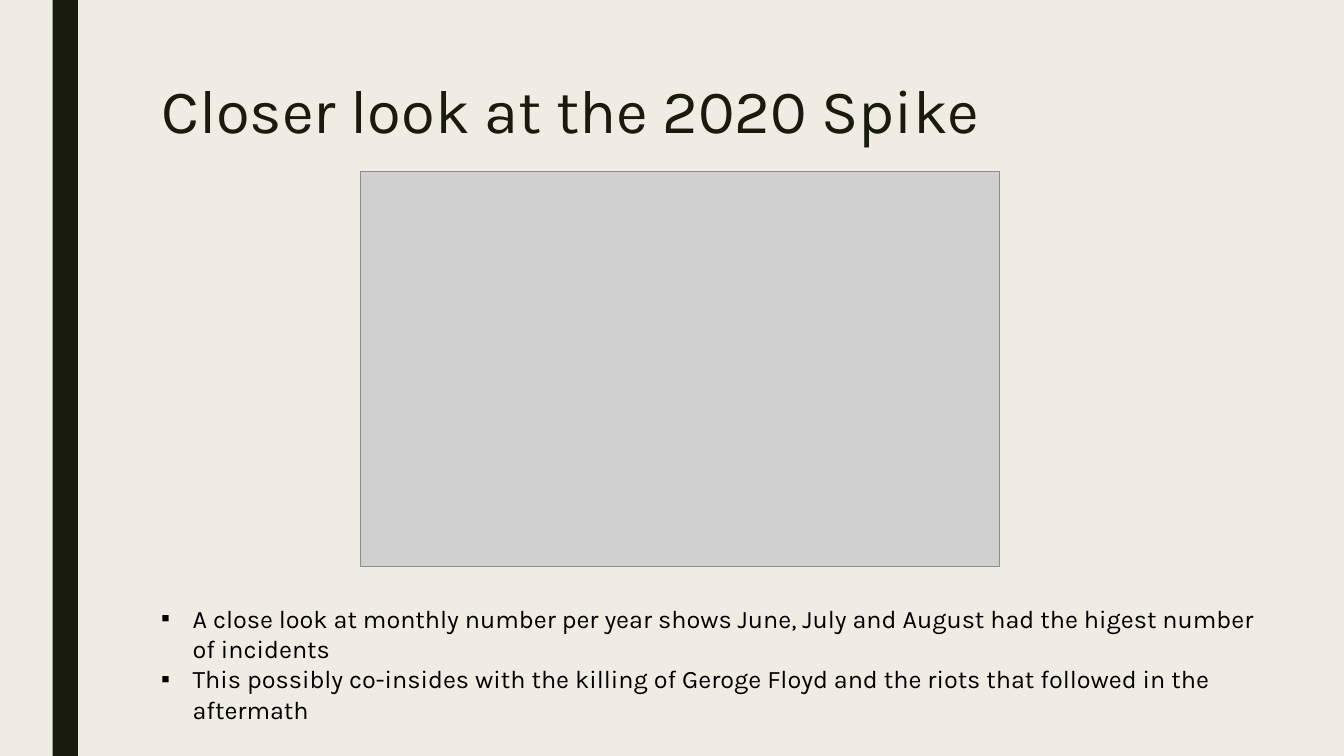
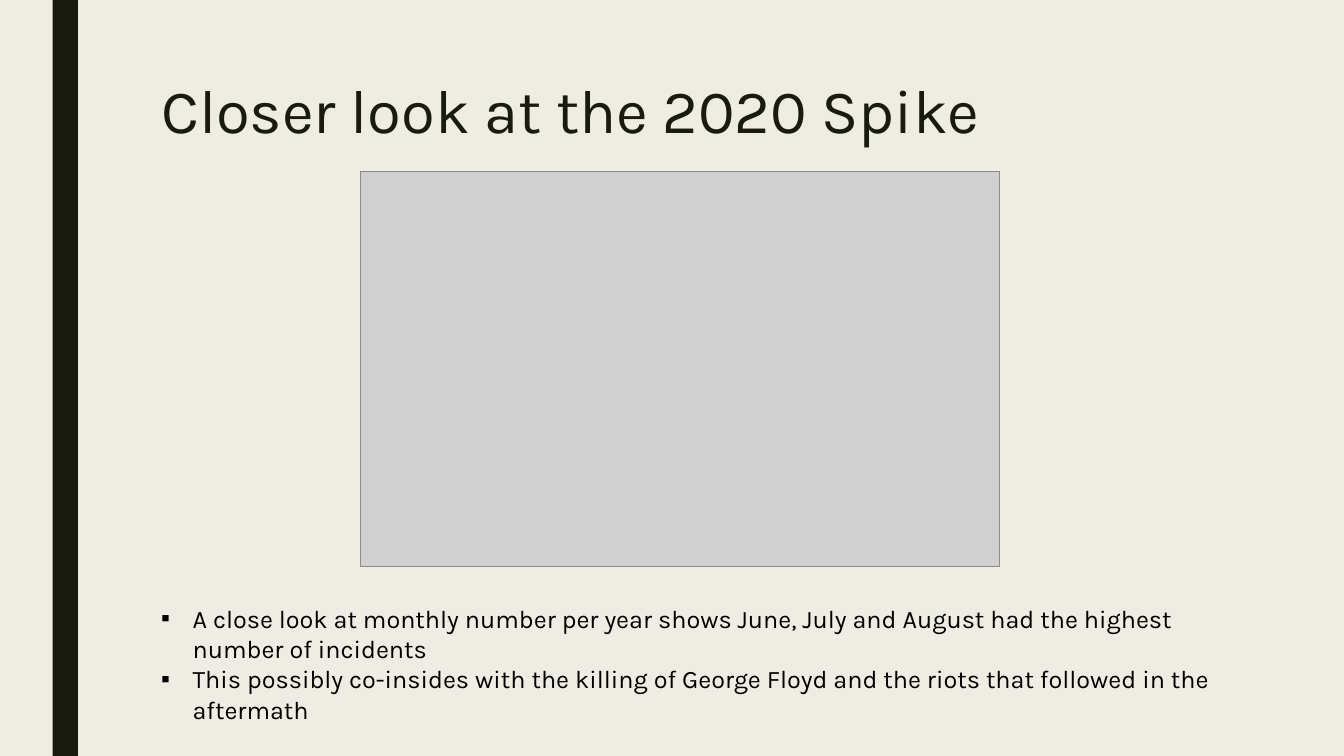
Before and after one commit to chirayuparikh/CU_DS_Files, a slide deck: slide 5 of NYPD_Slid.pptx. Drawn at 1344x756 pixels with LibreOffice and Linux fonts; fonts in the diff are those of the drawing; grey boxes stand for pictures. Boxes give left, top, right and bottom in pixels: in the first picture for what was removed or moved away, otherwise in the second. Text is boxed around its words. In the diff, an @@ line names an element or a change of style, - is before the commit and + after.

Commit message:
Correcting typo in ppt file

```diff
--- a/NYPD_Slid.pptx
+++ b/NYPD_Slid.pptx
@@ text at [193, 610, 1209, 695]: text changed @@
-▪ A close look at monthly number per year shows June, July and August had the higest number of incidents
-▪ This possibly co-insides with the killing of Geroge Floyd and the riots that followed in the aftermath
+▪ A close look at monthly number per year shows June, July and August had the highest number of incidents
+▪ This possibly co-insides with the killing of George Floyd and the riots that followed in the aftermath
```
Also in this commit, not shown: 3 other slides changed.
